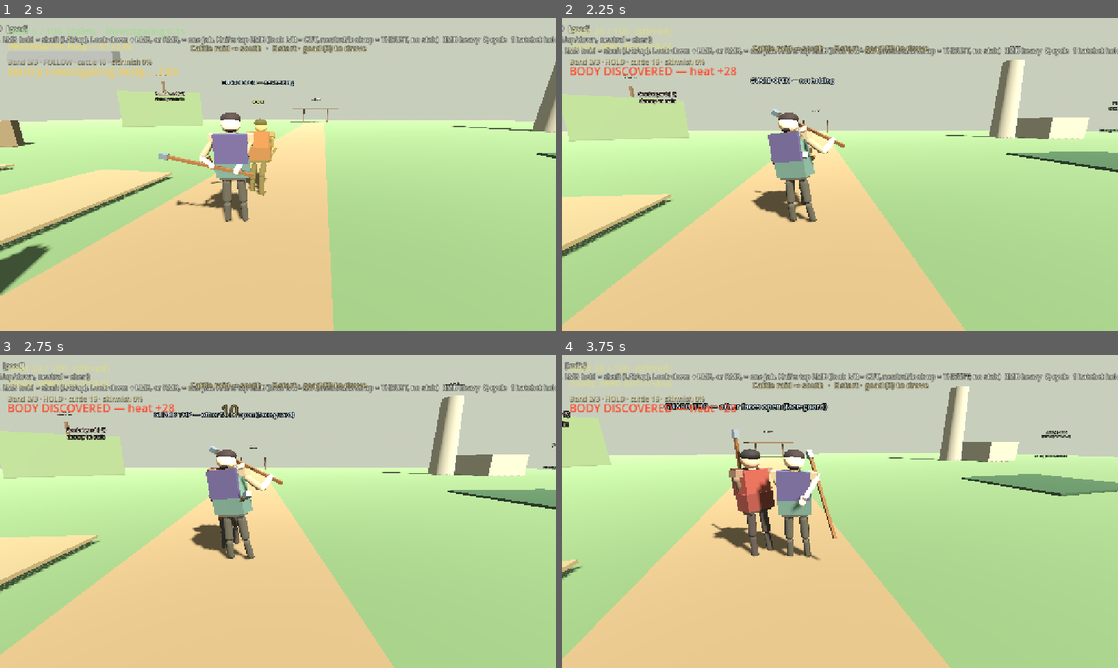
Above: before the commit, frames 1-4 (two rows, left to right).
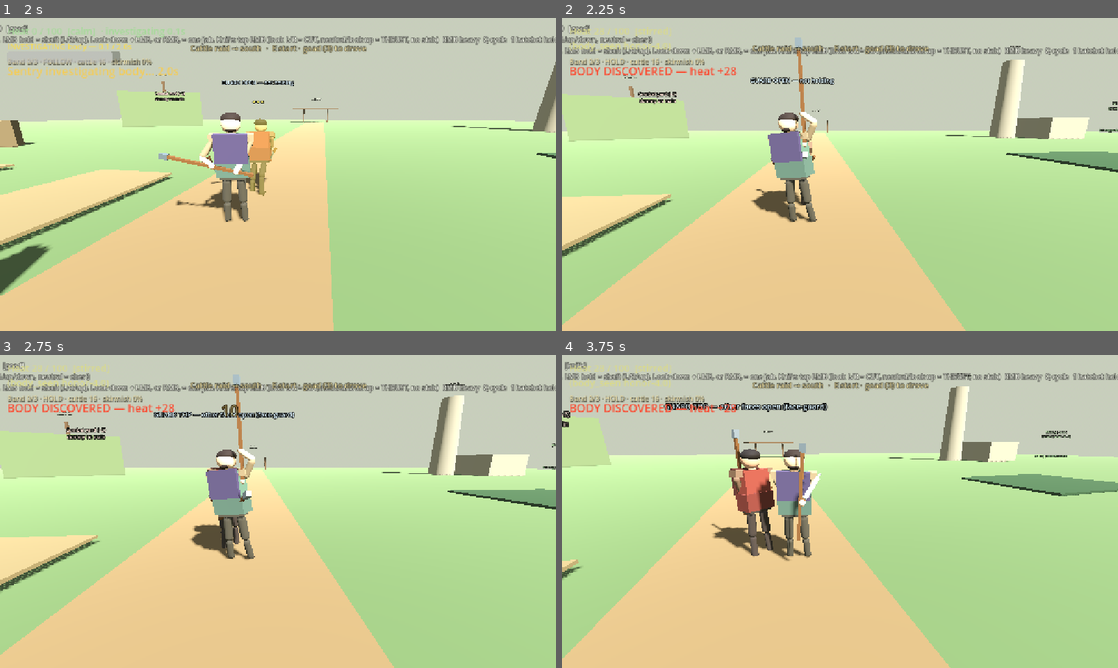
Above: after the commit, the same moments.

Repository: fortins4/devPlayground
Game: Godot game, scene res://scenes/main/main.tscn
Same seed, same stepped clock (60 frames per second), same inputs: the game is played once before the commit and once after it.
Inputs (mouse positions are in pixels of both pictures, inside the frame that each line leads up to):
- Up to frame 1 (2 s): tap Enter at 0.5 s; move the mouse to (305, 174) at 0.52 s; hold Right mouse button (attack_heavy) 0.53-1.28 s; hold W (move_forward) from 0.53 s (still down); click (305, 174) at 0.67 s; tap Space (jump) at 0.77, 1.52 s; move the mouse to (250, 174) at 1.27 s; click (250, 174) at 1.35 s
- Up to frame 2 (2.25 s): keep holding W (move_forward); move the mouse to (851, 168) at 2.02 s; hold H (band_toggle) from 2.03 s (still down)
- Up to frame 3 (2.75 s): keep holding W (move_forward); keep holding H (band_toggle)
- Up to frame 4 (3.75 s): keep holding W (move_forward); move the mouse to (834, 517) at 2.77 s; release H (band_toggle) at 2.78 s; tap Ctrl (crouch) at 2.85 s; click (834, 517) at 2.92 s; tap Space (jump) at 3.02 s; move the mouse to (878, 514) at 3.52 s; hold Q (cycle_weapon) from 3.53 s (still down)

Frame 1 is identical in both runs. In frame 2, 0.7% of the frame differs, in the area x 34-51%, y 6-61%; in frame 3, 0.6%; in frame 4, 0.6%.

Commit message:
feat(combat): seat the right goad guard beside the ear
Look-right still used the generic seat, so the shaft could sit across the chest. Both hands now hold one line outside the right ear, off the neck, and a hand in front of the cheek does not drag it. Left, high, and low are untouched. The shaft stays 1.30 m.

Diff:
--- a/systems/combat/tool_strike_poses.gd
+++ b/systems/combat/tool_strike_poses.gd
@@ -639,6 +639,9 @@
 	if right_arm_early != null and right_fore_early != null and _is_authored_left_guard(loco, weapon_visual):
 		_seat_left_guard_beside(loco, weapon_visual, goad, left_arm, left_fore, right_arm_early, right_fore_early, torso, head)
 		return
+	if right_arm_early != null and right_fore_early != null and _is_authored_right_guard(loco, weapon_visual):
+		_seat_right_guard_beside(loco, weapon_visual, goad, left_arm, left_fore, right_arm_early, right_fore_early, torso, head)
+		return
 	if right_arm_early != null and right_fore_early != null and _is_authored_high_guard(loco, weapon_visual):
 		_seat_high_guard_overhead(loco, weapon_visual, goad, left_arm, left_fore, right_arm_early, right_fore_early, torso, head)
 		return
@@ -781,6 +784,62 @@
 
 
 
+
+## Right guard only. Same rule as the left: both grips on a line outside
+## this ear, off the neck. A hand in front of the cheek does not drag the
+## stick across the face. Left, high, and low do not use this.
+static func _is_authored_right_guard(loco: Object, weapon_visual: Node3D) -> bool:
+	var pose := tool_shaft_guard_pose(&"right")
+	for joint in ["hips", "torso", "head"]:
+		var have: Vector3 = loco.get_combat_additive(joint)
+		if have.distance_to(pose[joint]) > deg_to_rad(5.0):
+			return false
+	return weapon_visual != null
+
+
+static func _in_front_of_right_cheek(head: Node3D, p: Vector3) -> bool:
+	var h: Vector3 = head.to_local(p)
+	return h.z < -0.02 or h.x < 0.20
+
+
+static func _seat_right_guard_beside(loco: Object, weapon_visual: Node3D, goad: Node3D, left_arm: Node3D, left_fore: Node3D, right_arm: Node3D, right_fore: Node3D, torso: Node3D, head: Node3D) -> void:
+	# One line outside the right ear. The near arm is the right arm, bent
+	# as one limb. The shaft does not cross the chest or sit in front of the nose.
+	var up := head.global_transform.basis.y.normalized()
+	# Vertical line outside the right ear. The low grip is as far right as the
+	# left hand can reach without crossing the chest. Length runs upward.
+	var origin: Vector3 = head.to_global(Vector3(0.24, -0.32, 0.0))
+	var high: Vector3 = origin + up * 0.46
+	var low: Vector3 = origin
+	var basis := torso.global_transform.basis
+	var r_shoulder: Vector3 = right_arm.global_position
+	var r_pole: Vector3 = r_shoulder + basis.x * 0.55 + basis.y * -0.42 + basis.z * 0.08
+	_ik_right(loco, right_arm, right_fore, r_shoulder, r_pole, high)
+	var l_shoulder: Vector3 = left_arm.global_position
+	var l_pole: Vector3 = l_shoulder - basis.x * 0.20 + basis.y * -0.45 + basis.z * -0.15
+	_ik_left(loco, left_arm, left_fore, l_shoulder, l_pole, low)
+	var r_palm: Vector3 = right_fore.to_global(Vector3(0.0, -0.22, 0.0))
+	var l_palm: Vector3 = left_fore.to_global(Vector3(0.0, -0.22, 0.0))
+	# A hand in front of the cheek, or short of the ear line, does not drag the stick.
+	var line_x := 0.24
+	var rh: Vector3 = head.to_local(r_palm)
+	var lh: Vector3 = head.to_local(l_palm)
+	# Inward of the ear line, or in front of the cheek, the hand does not drag the stick.
+	if _in_front_of_right_cheek(head, r_palm) or rh.x < line_x:
+		r_palm = high
+	if _in_front_of_right_cheek(head, l_palm) or lh.x < line_x:
+		l_palm = low
+	var axis: Vector3 = r_palm - l_palm
+	if axis.length() < 0.05:
+		axis = up
+	else:
+		axis = axis.normalized()
+	weapon_visual.global_position = l_palm
+	_aim_weapon_y(weapon_visual, axis)
+	# Butt at the low grip, so the rest of the shaft rises beside the ear.
+	goad.position.y = 0.255
+
+
 ## High guard only. Look-up. The shaft is held over the head so it covers a
 ## strike from above. Off the face, off the neck, out of the body.
 ## Does not touch the left-guard seat or the flinch seat.
